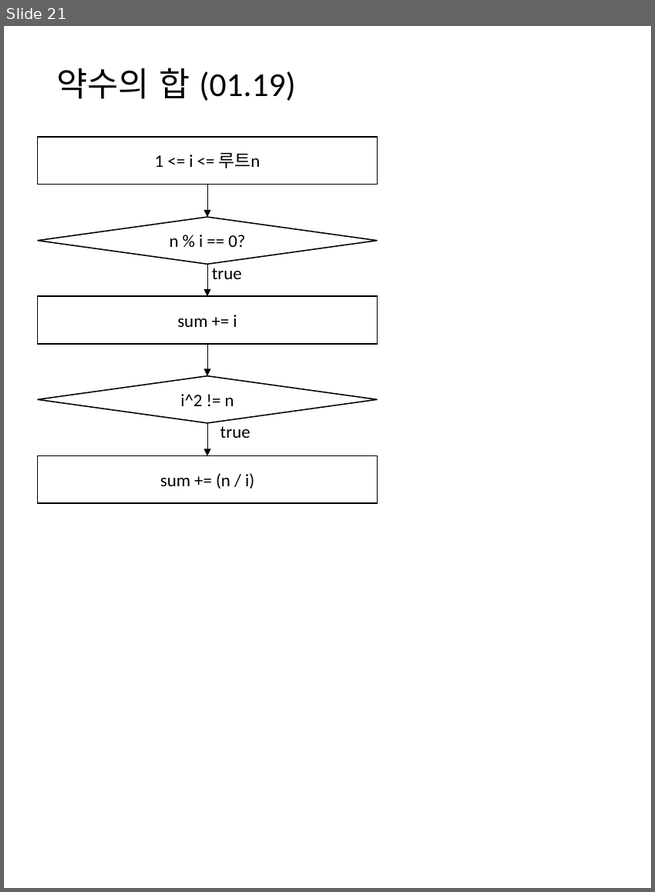
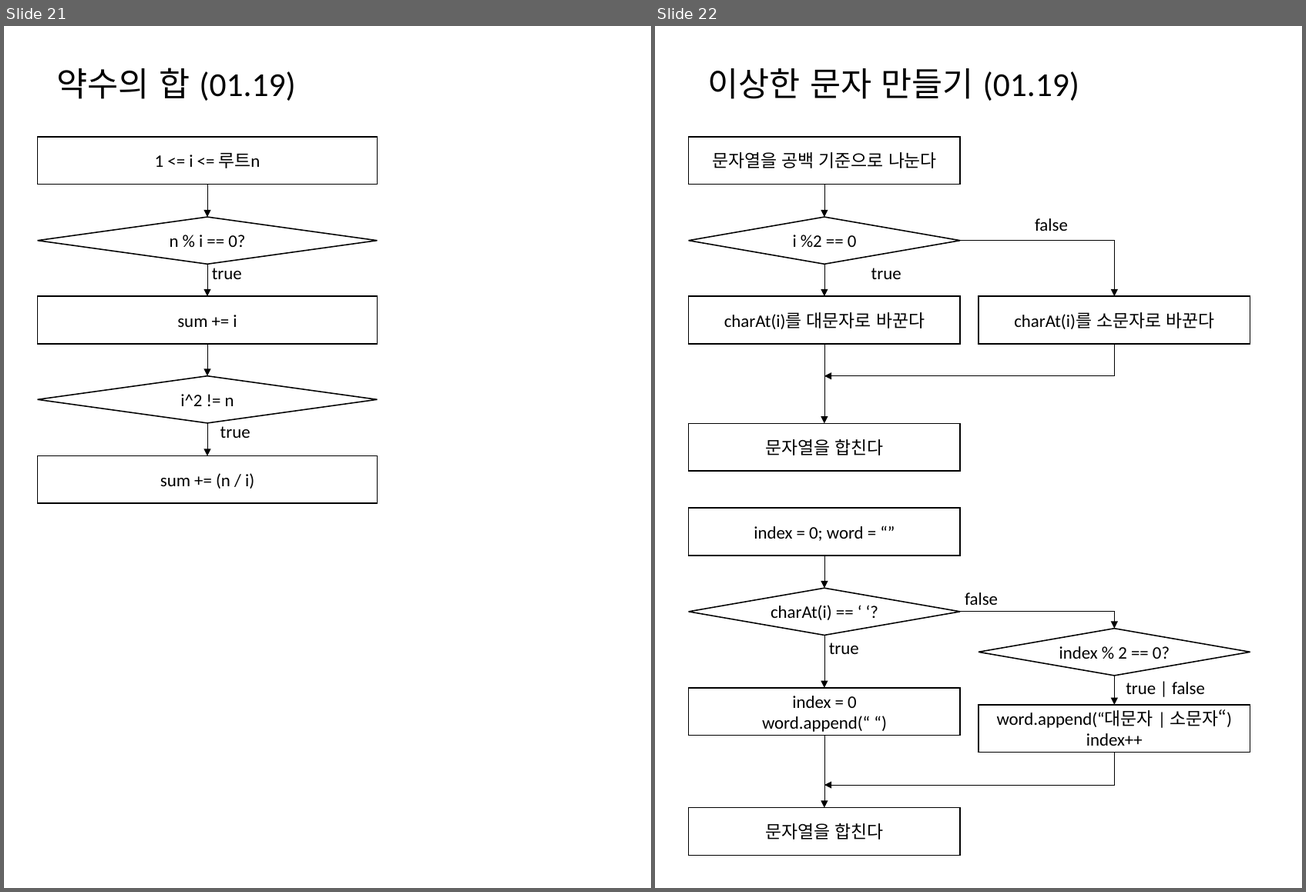
Before and after one commit to mornings9047/Algorithms_Programmers, a slide deck: 알고리즘_프로그래머스_Level01_순서도.pptx. Shown side by side, each under a label of ours: slide 21 before the commit, slides 21 and 22 after it. The pictures are 655x892 and 1306x892 pixels, drawn with LibreOffice and Linux fonts; fonts in the diff are those of the drawing. Boxes give left, top, right and bottom in pixels: in the first picture for what was removed or moved away, otherwise in the second. Text is boxed around its words. In the diff, an @@ line names an element or a change of style, - is before the commit and + after.

Commit message:
이상한 문자 만들기

```diff
--- a/알고리즘_프로그래머스_Level01_순서도.pptx
+++ b/알고리즘_프로그래머스_Level01_순서도.pptx
@@ slide 22 added at (655,26,1302,888), background #FFFFFF @@
@@ title added at (708,68,1080,101), 28 pt, text #000000 @@
+이상한 문자 만들기 (01.19)
@@ group added at (689,137,1250,471): 4 rectangles, 3 arrows, 2 texts, 2 elbow arrows, 1 diamond @@
+문자열을 공백 기준으로 나눈다
+i %2 == 0
+charAt(i)를 대문자로 바꾼다
+true
+문자열을 합친다
+charAt(i)를 소문자로 바꾼다
+false
@@ group added at (689,508,1250,855): 4 rectangles, 4 arrows, 3 texts, 2 diamonds, 2 elbow arrows @@
+index = 0; word = “”
+charAt(i) == ‘ ‘?
+index = 0
+word.append(“ “)
+true
+문자열을 합친다
+false
+index % 2 == 0?
+word.append(“대문자 | 소문자“)
+index++
+true | false
```
Also in this commit, not shown: 2 other files.
